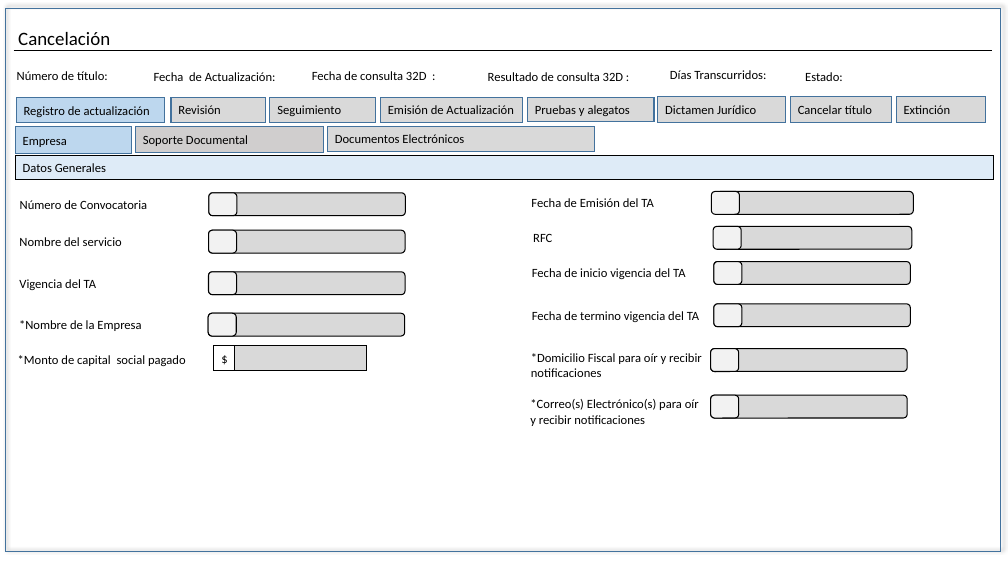
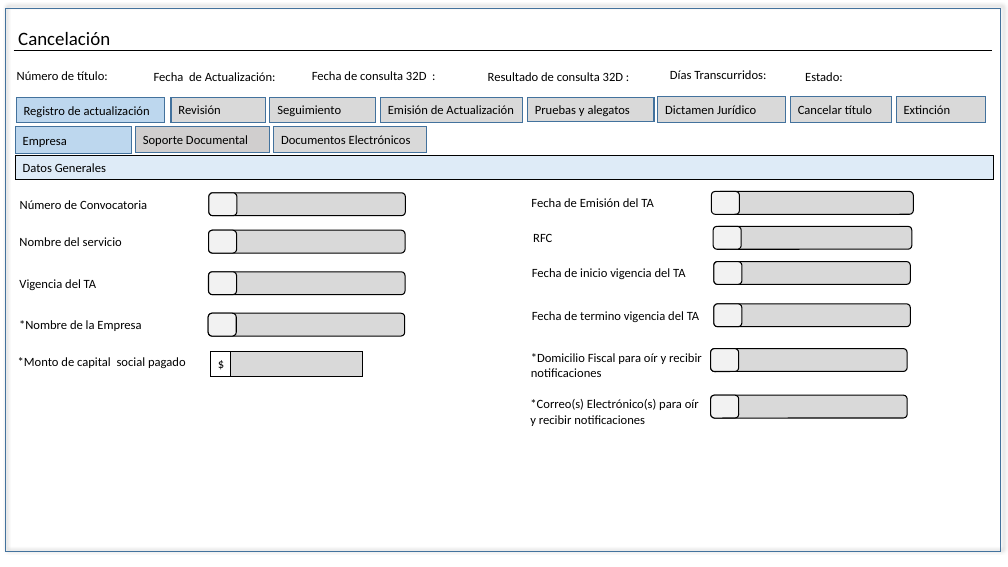
Before and after one commit to EDDIE83/Documentos, a slide deck: slide 2 of TAF 092019/Cancelación.pptx. Drawn at 1008x567 pixels with LibreOffice and Linux fonts; fonts in the diff are those of the drawing. Boxes give left, top, right and bottom in pixels: in the first picture for what was removed or moved away, otherwise in the second. Text is boxed around its words. In the diff, an @@ line names an element or a change of style, - is before the commit and + after.

```diff
--- a/TAF 092019/Cancelación.pptx
+++ b/TAF 092019/Cancelación.pptx
@@ rectangle "Soporte Documental": place and size @@
-rectangle "Soporte Documental" at bbox=[135, 126, 324, 152]
+rectangle "Soporte Documental" at bbox=[135, 126, 270, 152]
@@ rectangle "Documentos Electrónicos": place and size @@
-rectangle "Documentos Electrónicos" at bbox=[327, 126, 594, 151]
+rectangle "Documentos Electrónicos" at bbox=[274, 126, 426, 153]
@@ rectangle: place and size @@
-rectangle at bbox=[214, 346, 367, 371]
+rectangle at bbox=[210, 352, 363, 377]
@@ rectangle "$": place and size @@
-rectangle "$" at bbox=[214, 346, 234, 371]
+rectangle "$" at bbox=[210, 352, 231, 377]
```
Also in this commit, not shown: 11 other slides changed, 1 other file.
